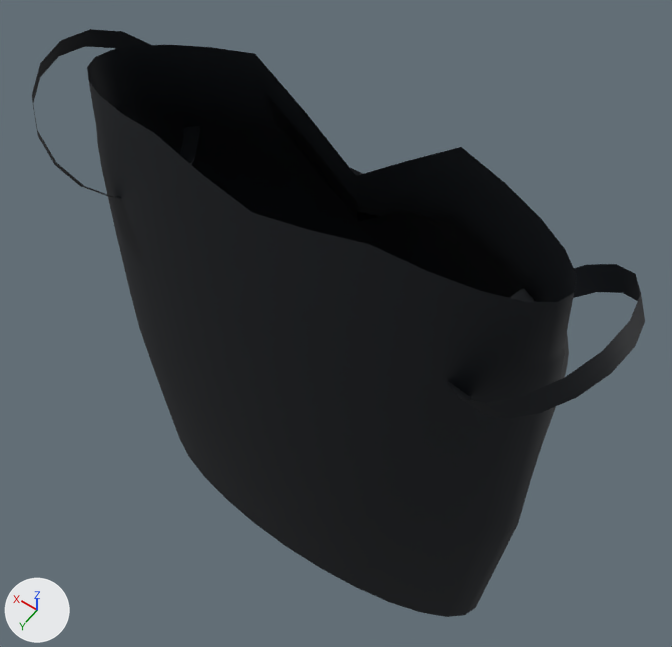
A saved change to the glTF model frontend/public/garments/top-sleeveless/model.glb.
Both versions are drawn from a 50 mm lens placed at (-0.302, 0.389, 0.652), pointed at (0.004, -0.04, -0.021). Lighting does not change. The marker at lower left points along +X, +Y and +Z. The picture after the commit comes second. Where no turn or scale is listed for an object, it has been applied to the vertices.

Names of what the first picture shows: 'left_sleeve', 'right_sleeve', 'torso'.
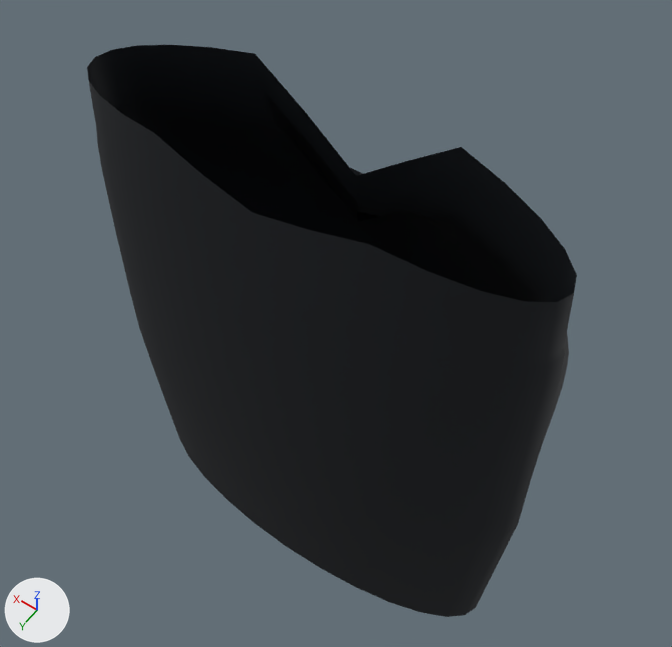
What differs and where, as boxes (x1, y1, x2, y2) in the pictures (672 x 647 px):
'right_sleeve', deleted (black)
    before: (447, 264, 645, 419)
'left_sleeve', deleted
    before: (32, 29, 200, 198)

The change, as a list of edits to the scene's bpy script:
```text
Remove ob_left_sleeve:
    ob_left_sleeve = bpy.data.objects.new('left_sleeve', me_mesh_1)
    ob_left_sleeve.location = (0.191, 0.0, 0.158)
Remove ob_right_sleeve:
    ob_right_sleeve = bpy.data.objects.new('right_sleeve', me_mesh_2)
    ob_right_sleeve.location = (-0.191, 0.0, 0.158)
```
